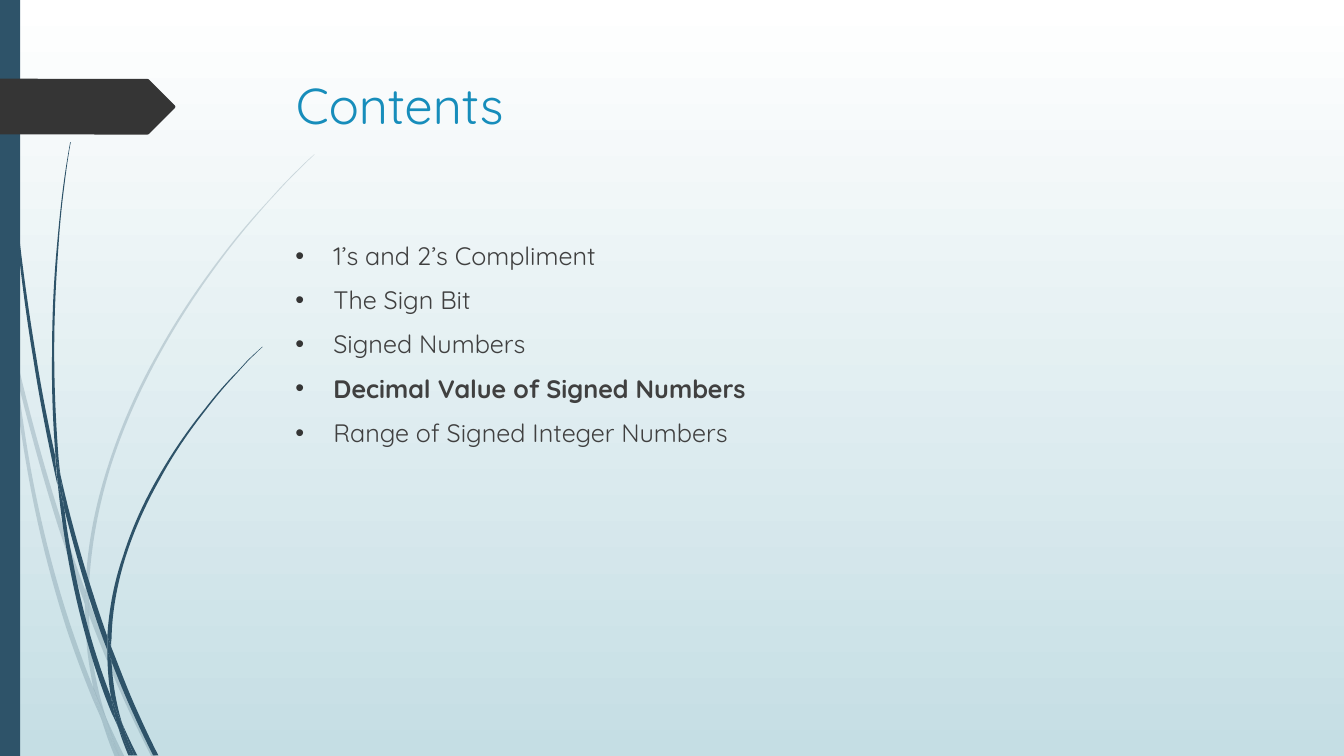
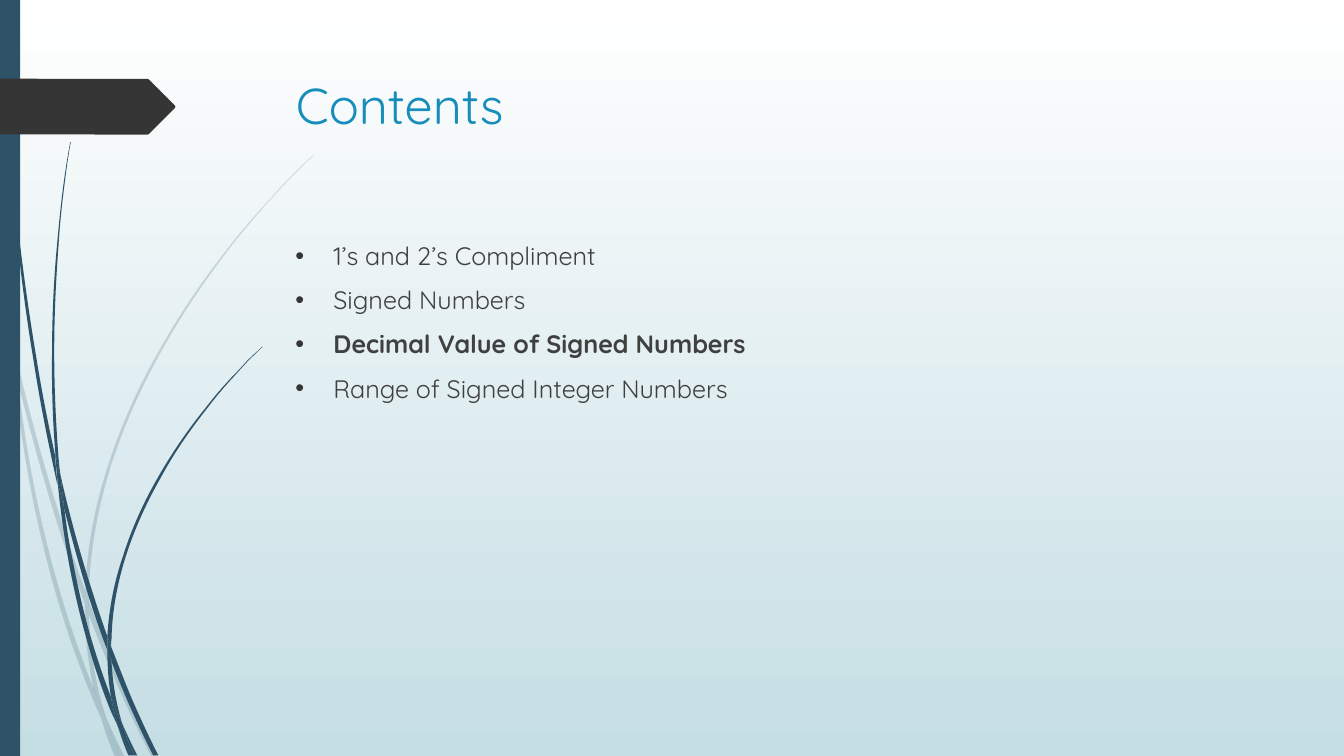
Before and after one commit to SatyakiDas/ulab_course_materials, a slide deck: slide 12 of SPRING 20/CSE 101/Course Materials/number_systems_and_ops_3.pptx (slide 9 before the commit). Drawn at 1344x756 pixels with LibreOffice and Linux fonts; fonts in the diff are those of the drawing. Boxes give left, top, right and bottom in pixels: in the first picture for what was removed or moved away, otherwise in the second. Text is boxed around its words. In the diff, an @@ line names an element or a change of style, - is before the commit and + after.

```diff
--- a/SPRING 20/CSE 101/Course Materials/number_systems_and_ops_3.pptx
+++ b/SPRING 20/CSE 101/Course Materials/number_systems_and_ops_3.pptx
@@ text at (333,290,470,314): paragraph removed @@
-• The Sign Bit
```
Also in this commit, not shown: 6 other slides changed, 2 slides added, 11 slides removed, 3 other files.
